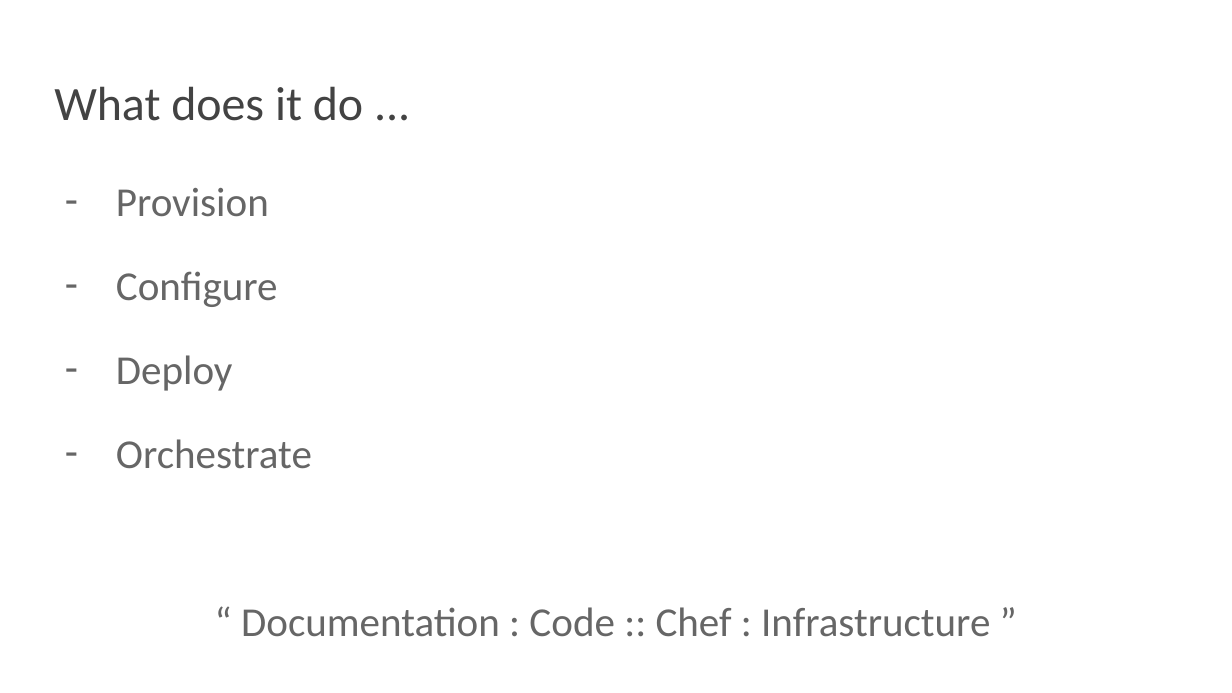
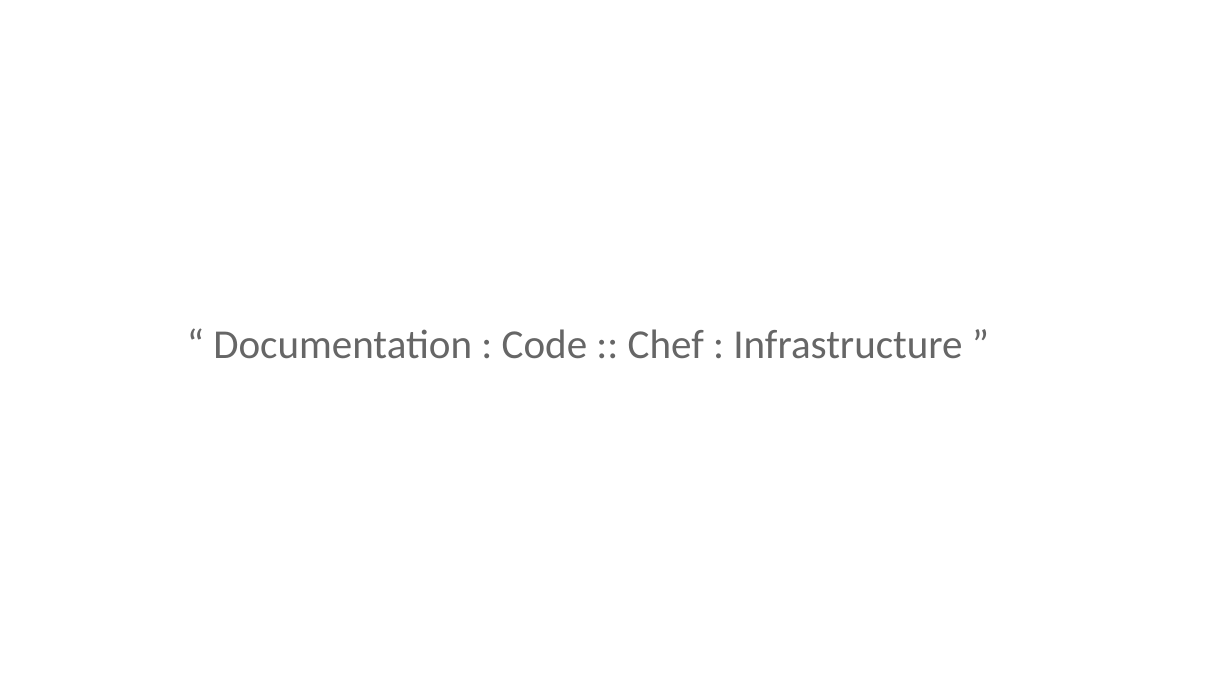
Before and after one commit to akankshachandre/devops-techtalk, a slide deck: slide 5 of Tech Talk - Chef.pptx. Drawn at 1232x693 pixels with LibreOffice and Linux fonts; fonts in the diff are those of the drawing. Boxes give left, top, right and bottom in pixels: in the first picture for what was removed or moved away, otherwise in the second. Text is boxed around its words. In the diff, an @@ line names an element or a change of style, - is before the commit and + after.

Commit message:
update pptx

```diff
--- a/Tech Talk - Chef.pptx
+++ b/Tech Talk - Chef.pptx
@@ title removed at (54, 86, 363, 121) @@
-What does it do ...
@@ text "“ Documentation : Code :: ...": place and size @@
-text "“ Documentation : Code :: ..." at (116, 188, 990, 637)
+text "“ Documentation : Code :: ..." at (213, 329, 962, 359)
@@ text "“ Documentation : Code :: ..." at (213, 329, 962, 359): alignment centre to left; indent changed @@
@@ text at (116, 188, 312, 469): paragraphs removed @@
-– Provision
-– Configure
-– Deploy
-– Orchestrate
```
Also in this commit, not shown: 1 other slide changed, 2 slides added, 1 slide removed.
